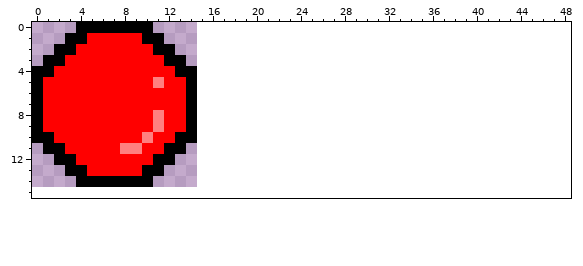
Two versions of one pixel-art sprite, core/assets/powerup.png. Above, as it was before the edit.
The file is 16x16 pixels. Shown: x 0..48, y 0..15. The old version is drawn lined up with the new one, on the new canvas.
New version:
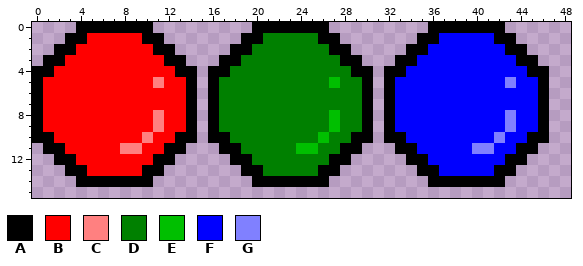
Palette (. is transparent): A #000000  B #ff0000  C #ff8080  D #008000  E #00bf00  F #0000ff  G #8080ff
Diff:
canvas 16x16 -> 64x64, the old top-left corner now at -1,-1 (the part of the old canvas that was cut away was empty and is not shown)
y 0: x 20..26 ....... -> AAAAAAA; x 36..42 ....... -> AAAAAAA
y 1: x 19..27 ......... -> AADDDDDAA; x 35..43 ......... -> AAFFFFFAA
y 2: x 18..28 ........... -> AADDDDDDDAA; x 34..44 ........... -> AAFFFFFFFAA
y 3: x 17..29 ............. -> AADDDDDDDDDAA; x 33..45 ............. -> AAFFFFFFFFFAA
y 4: x 16..30 ............... -> AADDDDDDDDDDDAA; x 32..46 ............... -> AAFFFFFFFFFFFAA
y 5: x 16..30 ............... -> ADDDDDDDDDDEDDA; x 32..46 ............... -> AFFFFFFFFFFGFFA
y 6..7: x 16..30 ............... -> ADDDDDDDDDDDDDA; x 32..46 ............... -> AFFFFFFFFFFFFFA
y 8..9: x 16..30 ............... -> ADDDDDDDDDDEDDA; x 32..46 ............... -> AFFFFFFFFFFGFFA
y 10: x 16..30 ............... -> AADDDDDDDDEDDAA; x 32..46 ............... -> AAFFFFFFFFGFFAA
y 11: x 17..29 ............. -> AADDDDDEEDDAA; x 33..45 ............. -> AAFFFFFGGFFAA
y 12: x 18..28 ........... -> AADDDDDDDAA; x 34..44 ........... -> AAFFFFFFFAA
y 13: x 19..27 ......... -> AADDDDDAA; x 35..43 ......... -> AAFFFFFAA
y 14: x 20..26 ....... -> AAAAAAA; x 36..42 ....... -> AAAAAAA
